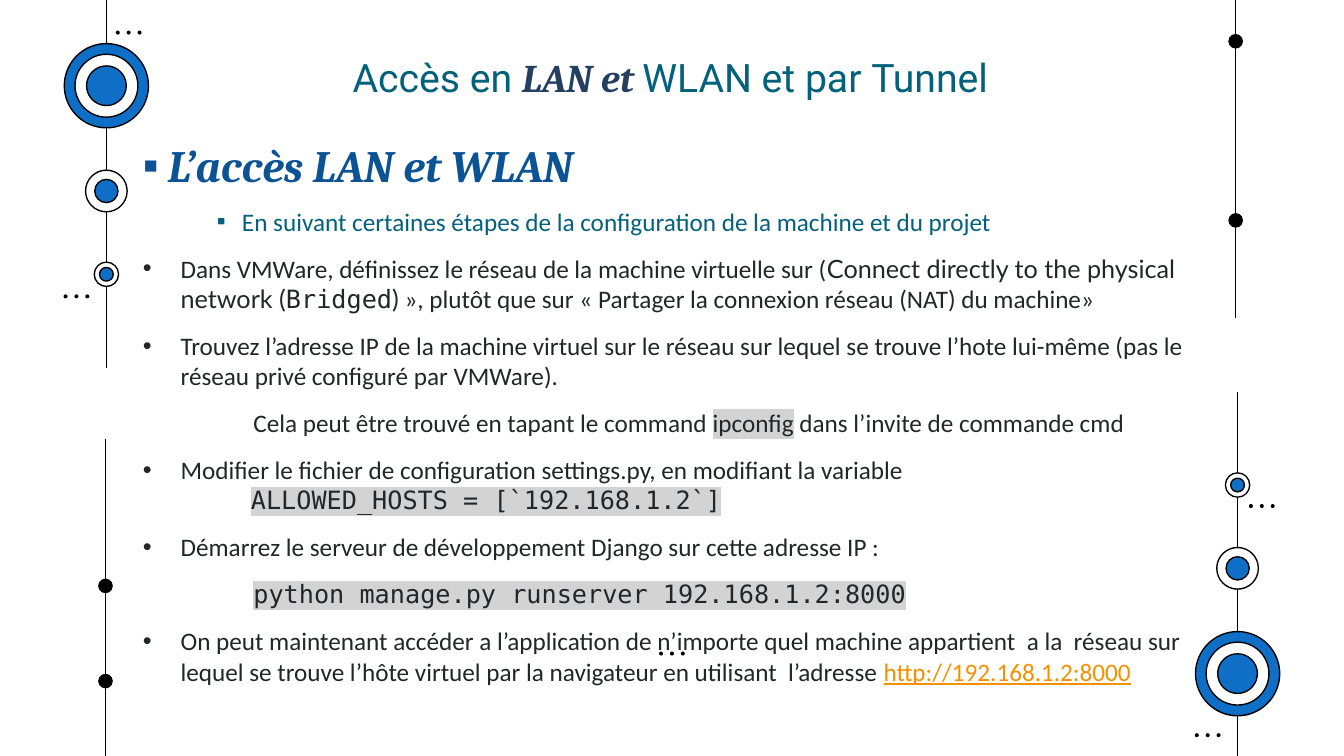
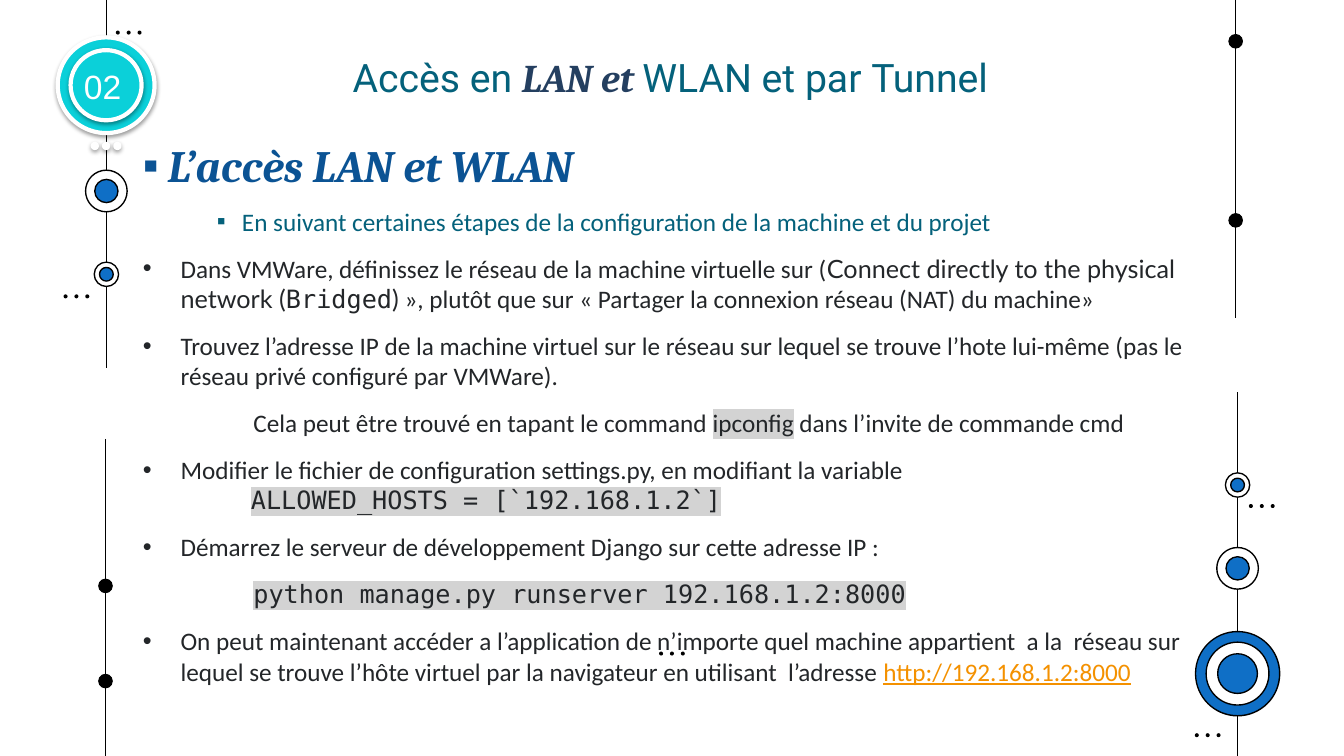
Before and after one commit to muhamedoufi/rapport-cloud, a slide deck: slide 13 of Presentation_cv.pptx (slide 14 before the commit). Drawn at 1344x756 pixels with LibreOffice and Linux fonts; fonts in the diff are those of the drawing. Boxes give left, top, right and bottom in pixels: in the first picture for what was removed or moved away, otherwise in the second. Text is boxed around its words. In the diff, an @@ line names an element or a change of style, - is before the commit and + after.

```diff
--- a/Presentation_cv.pptx
+++ b/Presentation_cv.pptx
@@ text added at <box>84,75,121,100</box>, 24 pt, text #FFFFFF @@
+02
@@ group added at <box>57,37,154,148</box>: 5 ellipses @@
```
Also in this commit, not shown: 19 other slides changed, 3 slides added, 3 slides removed, 1 other file.
